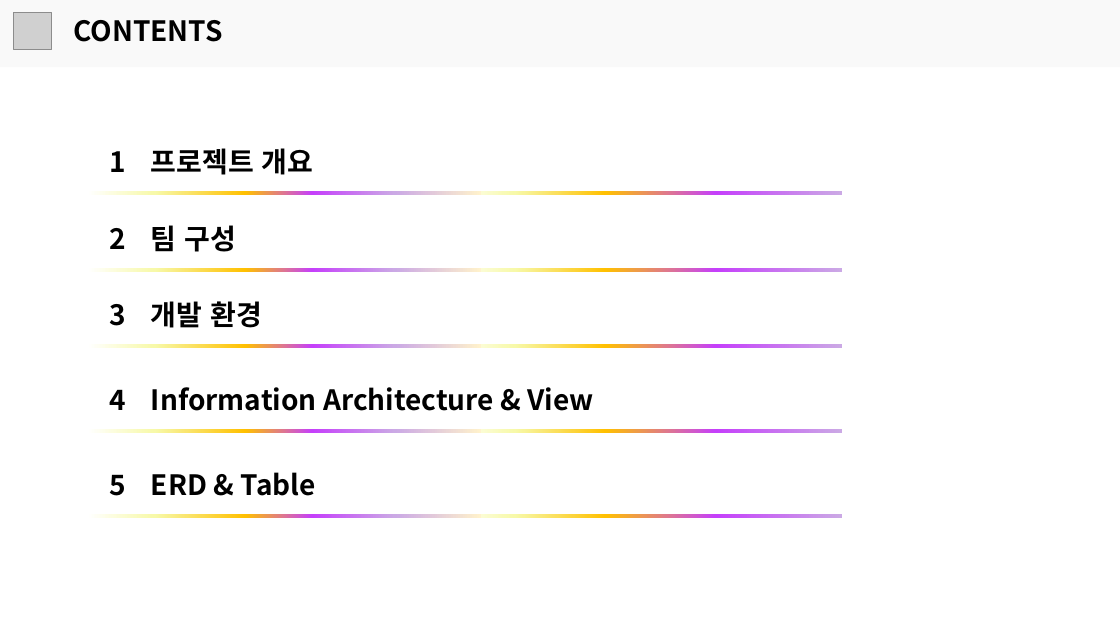
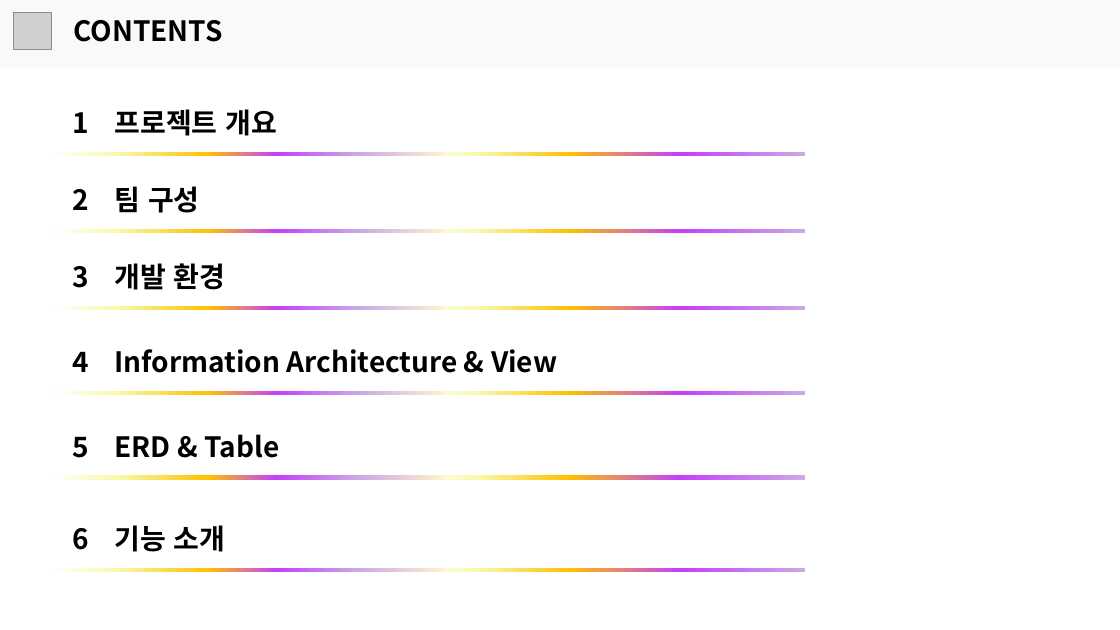
Before and after one commit to JGwanghou/Photostagram_, a slide deck: slide 2 of 프로젝트 발표 보고서.pptx. Drawn at 1120x630 pixels with LibreOffice and Linux fonts; fonts in the diff are those of the drawing; grey boxes stand for pictures. Boxes give left, top, right and bottom in pixels: in the first picture for what was removed or moved away, otherwise in the second. Text is boxed around its words. In the diff, an @@ line names an element or a change of style, - is before the commit and + after.

```diff
--- a/프로젝트 발표 보고서.pptx
+++ b/프로젝트 발표 보고서.pptx
@@ 10 rectangles, 5 texts: place and size @@
-10 rectangles, 5 texts at box(87, 148, 842, 518)
+10 rectangles, 5 texts at box(51, 109, 806, 480)
@@ text added at box(73, 525, 226, 552), 24 pt, text #000000, bold @@
+6 기능 소개
@@ rectangle added at box(51, 568, 445, 572), fill gradient #FFF2CC to #CBA9E5 to #C53FFB to #FFC000 to #F7F9A9 to #FFFFFF @@
@@ rectangle added at box(412, 568, 806, 572), fill gradient #CBA9E5 to #C53FFB to #FFC000 to #F7F9A9 to #FFFFFF @@
```
Also in this commit, not shown: 5 other slides changed, 5 slides added.
